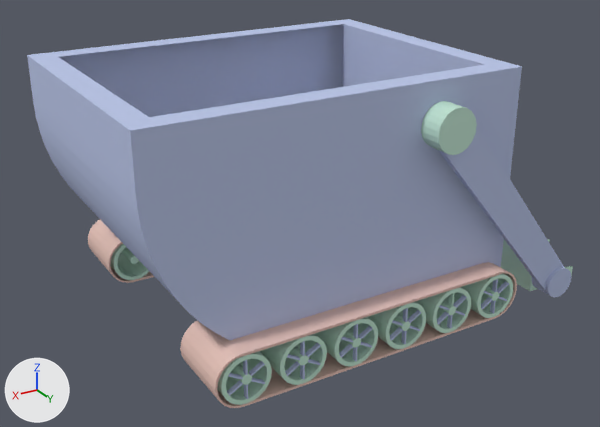
Before and after pictures for a commit that changed the Blender file samples/assets/excavator_nla.blend.
Rendered twice from a 50 mm camera at (11.96, 14.51, 8.63) aimed at (3.25, -0.01, 1.37). Arrows for +X, +Y and +Z are at lower left; the lights stay in place.

In view in the first picture: 'body', 'bucket', 'left-track', 'right-arm', 'right-shoulder', 'right-track', 'wheel-right1', 'wheel-right2', 'wheel-right3', 'wheel-right4', 'wheel-right5', 'wheel-right6'.
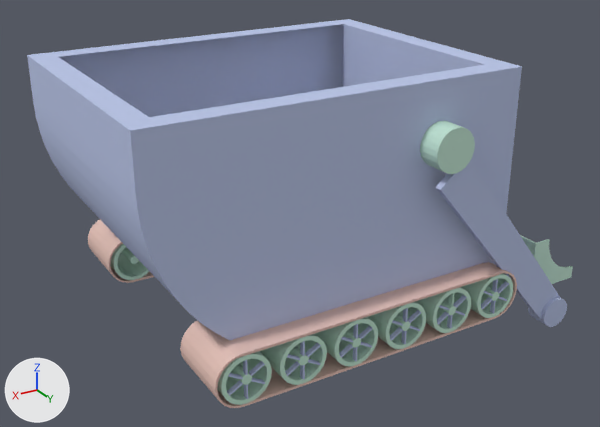
Commit message: Fixed an issue with the NLA version of the excavator

Location of each change, [x1, y1, x2, y2] in pixels of the pictures (600 x 427 px):
```json
{"object": "right-arm", "change": "moved", "before": [439, 126, 571, 297], "after": [435, 160, 567, 327]}
{"object": "right-shoulder", "change": "moved", "before": [421, 101, 477, 155], "after": [420, 121, 475, 174]}
```

Scene script edits in JSON lines:
```json
{"op": "set", "path": "ob_right_arm.location", "old": "(0.0, 0.0, 0.0)", "new": "(0.0, 0.0, -0.377)"}
{"op": "set", "path": "ob_right_shoulder.location", "old": "(0.0, 0.0, 0.0)", "new": "(0.0, 0.0, -0.377)"}
```
